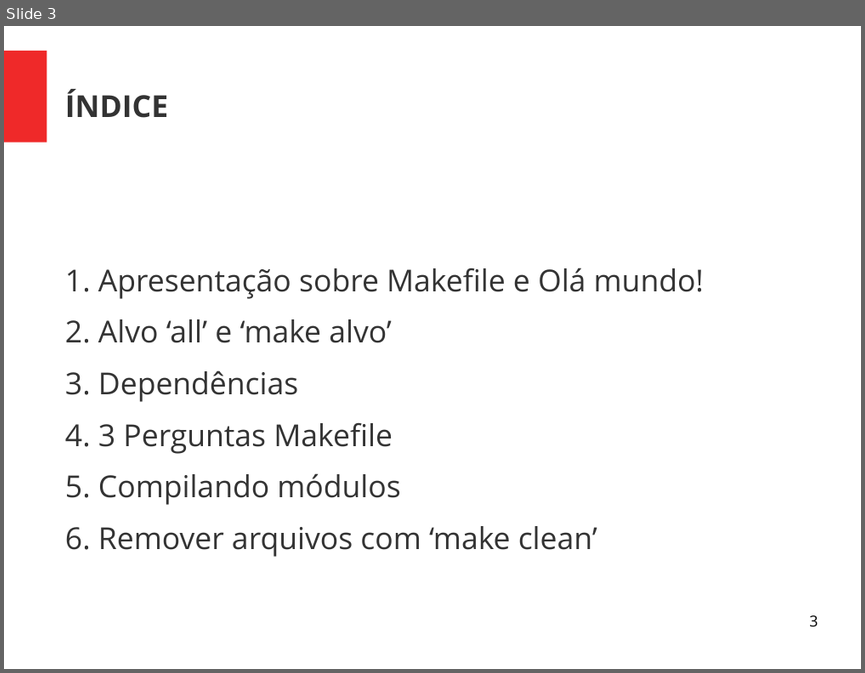
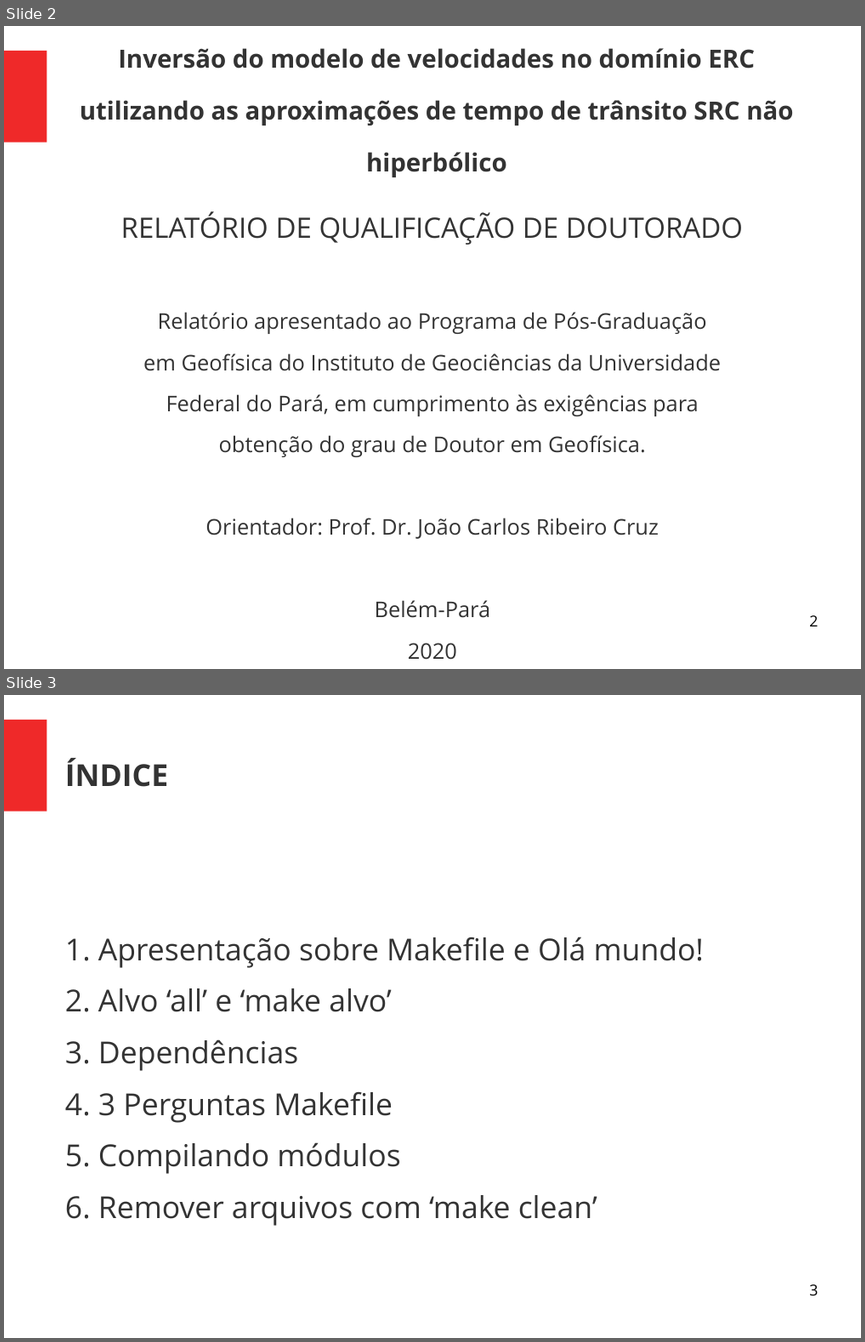
Before and after one commit to Rodolfo-Dirack/qualificacao-doutorado, a slide deck: slides/Apresentacao_qualificacao.odp. Shown one above the other, each under a label of ours: slide 3 before the commit, slides 2 and 3 after it. The pictures are 865x673 and 865x1342 pixels, drawn with LibreOffice and Linux fonts; fonts in the diff are those of the drawing. Boxes give left, top, right and bottom in pixels: in the first picture for what was removed or moved away, otherwise in the second. Text is boxed around its words. In the diff, an @@ line names an element or a change of style, - is before the commit and + after.

```diff
--- a/slides/Apresentacao_qualificacao.odp
+++ b/slides/Apresentacao_qualificacao.odp
@@ slide 2 added at (4, 26, 861, 669), background #FFFFFF; not listed: 1 template element that a slide beside it also shows @@
@@ title added at (80, 48, 793, 177), 40 pt, text #333333, bold @@
+Inversão do modelo de velocidades no domínio ERC
+utilizando as aproximações de tempo de trânsito SRC não hiperbólico
@@ text added at (121, 211, 743, 539), 20 pt, text #333333 @@
+RELATÓRIO DE QUALIFICAÇÃO DE DOUTORADO
+Relatório apresentado ao Programa de Pós-Graduação
+em Geofísica do Instituto de Geociências da Universidade
+Federal do Pará, em cumprimento às exigências para
+obtenção do grau de Doutor em Geofísica.
+Orientador: Prof. Dr. João Carlos Ribeiro Cruz
+Belém-Pará
+2020
@@ page number added at (809, 615, 817, 626), 14 pt, text #000000 @@
+2
```
Also in this commit, not shown: 1 slide changed, 2 other slides added, 3 slides removed.
